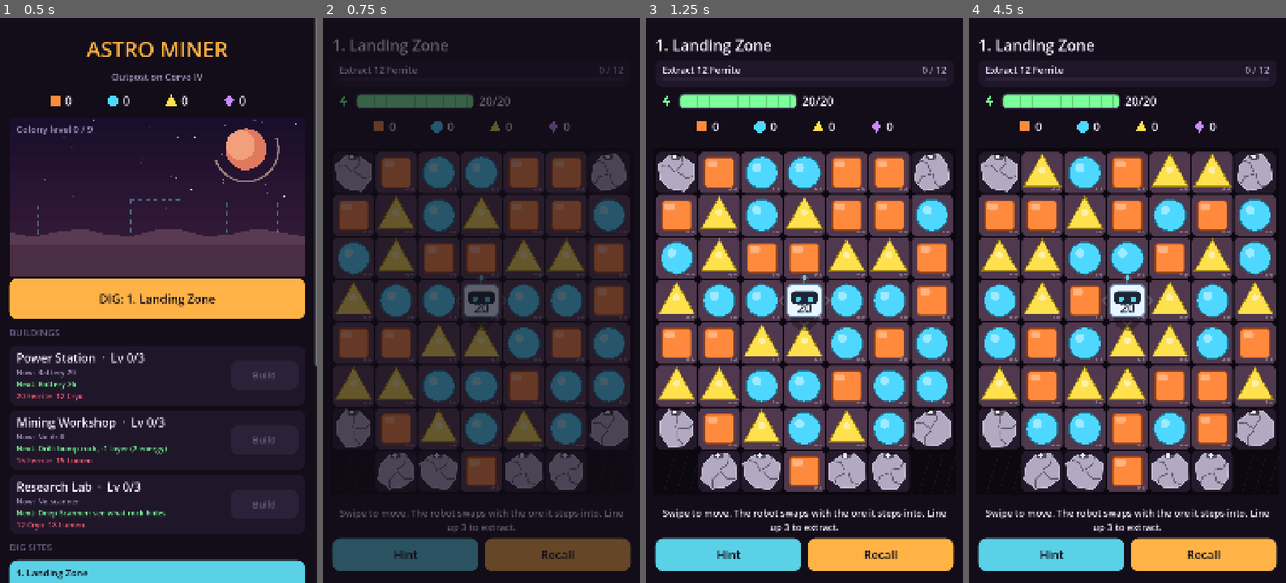
Above: before the commit, frames 1-4 (left to right).
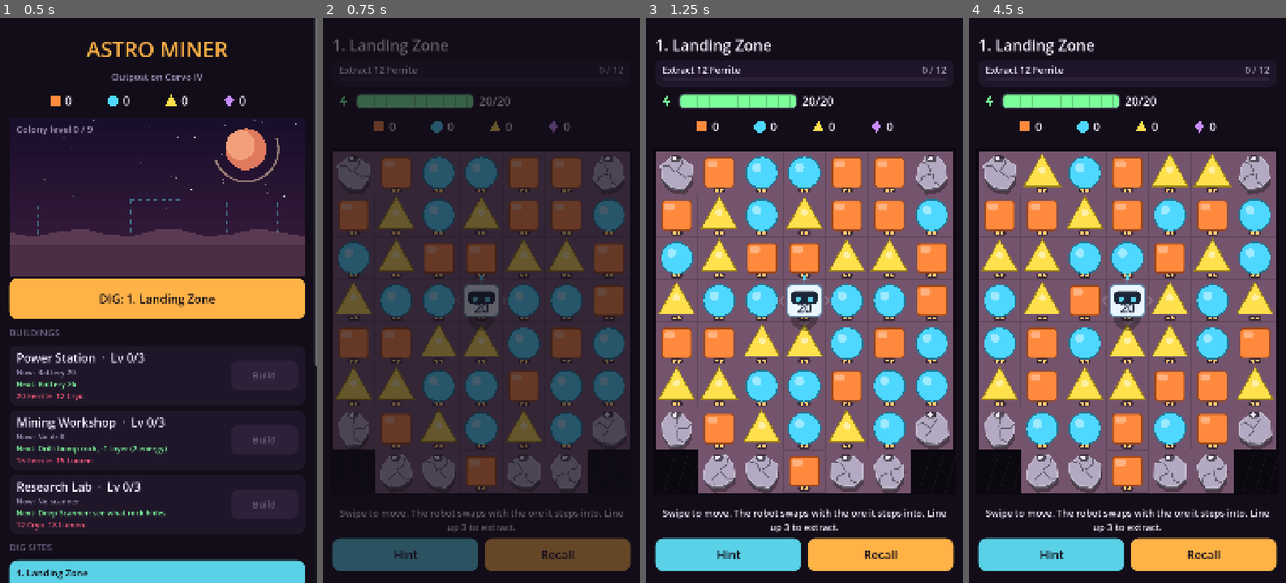
Above: after the commit, the same moments.

Repository: urunsiyabend/astro-miner
Game: Godot game, scene res://scenes/Main.tscn
Two runs of this game, one before a commit and one after it. Both use one fixed random seed, a clock stepped at 60 frames per second and the inputs below.
Inputs:
- Up to frame 1 (0.5 s): no input
- Up to frame 2 (0.75 s): click "DIG: 1. Landing Zone" at 0.5 s
- Up to frame 3 (1.25 s): no input
- Up to frame 4 (4.5 s): click "Hint" at 1.25 s; click "Recall" at 2 s; click "Tap again" at 2.75 s; click "Tap again" at 3.5 s; click "Dig here again" at 4.25 s

Frame 1 is identical in both runs. In frame 2, 8.2% of the frame differs, in the area x 3-97%, y 23-85%; in frame 3, 29%; in frame 4, 30%.

Commit message:
Draw dig depth as geometry and release on version bump
Depth was only a subtle ground tone that encoded ore left rather than
how deep a cell was dug. The board now tracks dug layers per cell and
draws them as stepped pit benches with shadowed north and lit south
walls; walls only face shallower neighbours, so adjacent pits merge.
Rock stands above the ground as one slab per layer with a cast shadow.
Exhausted veins show a bare cracked floor, reserve is a row of warm
pips, and tokens and the robot shrink slightly in pits. Rules are
unchanged.

The release workflow now also runs on pushes to main: it reads
config/version from project.godot and, when that tag does not exist
yet, builds the APK and creates the tag and GitHub Release. Version
bumped to 0.2.0.

Co-Authored-By: Claude Opus 5.5 <noreply@anthropic.com>
Claude-Session: https://claude.ai/code/session_012tNQeieoW2rM39cXm4MPAj

Diff:
--- a/project.godot
+++ b/project.godot
@@ -6,7 +6,7 @@
 
 config/name="Astro Miner"
 config/description="Steer a mining robot, extract ore, crack rock and grow a colony."
-config/version="0.1.0"
+config/version="0.2.0"
 run/main_scene="res://scenes/Main.tscn"
 config/features=PackedStringArray("4.7", "GL Compatibility")
 boot_splash/show_image=false
--- a/scripts/core/Board.gd
+++ b/scripts/core/Board.gd
@@ -21,6 +21,7 @@
 var hp := PackedInt32Array()       # rock layers left
 var buried := PackedInt32Array()   # what a rock hides
 var reserve := PackedInt32Array()  # ore layers left under a ground cell
+var dug := PackedInt32Array()      # layers dug out of a ground cell (drawn as a pit)
 var token := PackedInt32Array()
 var ore := PackedInt32Array()      # ore type when token == ORE
 var robot := 0
@@ -81,10 +82,10 @@
 	goals = site_goals.duplicate(true)
 	var n := W * H
 	terrain.resize(n); hp.resize(n); buried.resize(n); reserve.resize(n)
-	token.resize(n); ore.resize(n)
+	token.resize(n); ore.resize(n); dug.resize(n)
 	for i in n:
 		terrain[i] = Terrain.GROUND; hp[i] = 0; buried[i] = Buried.ORE
-		reserve[i] = 0; token[i] = Token.NONE; ore[i] = 0
+		reserve[i] = 0; token[i] = Token.NONE; ore[i] = 0; dug[i] = 0
 	assert(rows.size() == H, "site needs %d rows" % H)
 	for y in H:
 		var codes: PackedStringArray = String(rows[y]).split(" ", false)
@@ -368,6 +369,7 @@
 func _dig(c: int) -> bool:
 	if reserve[c] > 0:
 		reserve[c] -= 1
+		dug[c] += 1
 		token[c] = Token.NONE
 		ore[c] = _surface_type(c)
 		token[c] = Token.ORE
@@ -603,7 +605,7 @@
 func clone() -> Board:
 	var b := Board.new()
 	b.terrain = terrain.duplicate(); b.hp = hp.duplicate(); b.buried = buried.duplicate()
-	b.reserve = reserve.duplicate(); b.token = token.duplicate(); b.ore = ore.duplicate()
+	b.reserve = reserve.duplicate(); b.dug = dug.duplicate(); b.token = token.duplicate(); b.ore = ore.duplicate()
 	b.robot = robot; b.energy = energy; b.haul = haul.duplicate()
 	b.extracted = extracted.duplicate(); b.stats = stats.duplicate()
 	b.goals = goals.duplicate(true); b.over = over; b.complete = complete
@@ -635,7 +637,7 @@
 func snapshot() -> Dictionary:
 	return {
 		"terrain": terrain.duplicate(), "hp": hp.duplicate(), "buried": buried.duplicate(),
-		"reserve": reserve.duplicate(), "token": token.duplicate(), "ore": ore.duplicate(),
+		"reserve": reserve.duplicate(), "depth": dug.duplicate(), "token": token.duplicate(), "ore": ore.duplicate(),
 		"robot": robot, "energy": energy, "haul": haul.duplicate(),
 		"extracted": extracted.duplicate(), "rocks": stats.rocks_broken,
 		"crystals": stats.crystals,
--- a/scripts/ui/BoardView.gd
+++ b/scripts/ui/BoardView.gd
@@ -11,6 +11,9 @@
 
 const T := Board.Terrain
 const K := Board.Token
+const MAX_PIT := 4          # deepest level drawn; deeper pits look the same
+const PIT_STEP := 0.09      # wall width per dug layer, as a fraction of a cell
+const ROCK_STEP := 0.07     # height of one rock layer, as a fraction of a cell
 
 var snap: Dictionary = {}
 var scanner := false
@@ -30,6 +33,7 @@
 var _flash := {}   # cell -> 1..0
 var _rise := {}    # cell -> 0..1
 var _jolt := {}    # rock cell -> 1..0
+var _sink := {}    # ground cell whose floor just dropped a layer -> 0..1
 var _rings := []   # {c: Vector2, r0, r1, t, dur, color}
 var _bump := {"cell": -1, "t": 0.0, "dir": Vector2.ZERO}
 var _face := Vector2(0, 1)
@@ -202,6 +206,10 @@
 
 
 func _apply(s: Dictionary) -> void:
+	if snap.has("depth") and s.has("depth"):
+		for i in Board.W * Board.H:
+			if s.depth[i] > snap.depth[i]:
+				_sink[i] = 0.0
 	snap = s
 	snap_changed.emit(snap)
 
@@ -217,6 +225,10 @@
 		_rise[k] += delta / 0.16
 		if _rise[k] >= 1.0:
 			_rise.erase(k)
+	for k in _sink.keys():
+		_sink[k] += delta / 0.22
+		if _sink[k] >= 1.0:
+			_sink.erase(k)
 	for k in _jolt.keys():
 		_jolt[k] -= delta / 0.25
 		if _jolt[k] <= 0.0:
@@ -290,8 +302,12 @@
 		moving_to = _cur.to
 		moving_from = _cur.from
 		mt = _ease(_t)
+	# ground first (pits included), then raised rock on top so its shadow falls on the ground
 	for i in Board.W * Board.H:
-		_draw_terrain(i)
+		_draw_ground(i)
+	for i in Board.W * Board.H:
+		if snap.terrain[i] == T.ROCK:
+			_draw_rock(i)
 	_draw_move_hints(moving_to)
 	for i in Board.W * Board.H:
 		if snap.terrain[i] != T.GROUND:
@@ -299,11 +315,12 @@
 		if i == moving_to:
 			if _cur.swap:
 				var from_p := cell_center(moving_to).lerp(cell_center(moving_from), mt)
-				_draw_token(from_p, snap.token[i], snap.ore[i], 1.0, 0.0)
+				var dsc := lerpf(_depth_scale(moving_to), _depth_scale(moving_from), mt)
+				_draw_token(from_p, snap.token[i], snap.ore[i], dsc, 0.0)
 			else:
-				_draw_token(cell_center(i), snap.token[i], snap.ore[i], 1.0 - mt, 0.0)
+				_draw_token(cell_center(i), snap.token[i], snap.ore[i], (1.0 - mt) * _depth_scale(i), 0.0)
 			continue
-		var sc := 1.0
+		var sc := _depth_scale(i)
 		if _rise.has(i):
 			sc = _back_out(_rise[i])
 		var fl: float = _flash.get(i, 0.0)
@@ -312,14 +329,17 @@
 		_draw_token(cell_center(i), snap.token[i], snap.ore[i], sc, fl)
 	# robot
 	var rp := cell_center(snap.robot)
+	var rsc := _depth_scale(snap.robot)
 	if moving_to != -1:
 		rp = cell_center(moving_from).lerp(cell_center(moving_to), mt)
+		# the robot visibly steps down into a pit or climbs out of it
+		rsc = lerpf(_depth_scale(moving_from), _depth_scale(moving_to), mt)
 	elif not _cur.is_empty() and _cur.type == "drill":
 		var tgt := cell_center(_cur.cell)
 		rp = rp.lerp(tgt, 0.28 * sin(PI * _t))
 	if _bump.t > 0.0:
 		rp += _bump.dir * cell * 0.12 * sin(PI * _bump.t)
-	_draw_robot(rp)
+	_draw_robot(rp, rsc)
 	for r in _rings:
 		var k: float = r.t / r.dur
 		var col: Color = r.color
@@ -336,56 +356,151 @@
 	return Rect2(o + Vector2(inset, inset), Vector2(cell - inset * 2, cell - inset * 2))
 
 
-func _draw_terrain(i: int) -> void:
-	var r := _rect(i)
-	match snap.terrain[i]:
-		T.BEDROCK:
-			var rr := _rect(i, 0)
-			draw_rect(rr, Pal.BEDROCK)
-			for k in 3:
-				var a := rr.position + Vector2(rr.size.x * (0.2 + k * 0.3), rr.size.y)
-				draw_line(a, a + Vector2(rr.size.x * 0.3, -rr.size.y) * 0.9, Color(1, 1, 1, 0.04), 3.0)
-		T.GROUND:
-			var res: int = snap.reserve[i]
-			_round_rect(r, Pal.ground(res), 16)
-			if res <= 0:
-				_round_rect(r.grow(-cell * 0.08), Pal.GROUND_EMPTY.darkened(0.3), 12)
-			# vein reserve pips
-			for k in mini(res, 5):
-				var pp := r.position + Vector2(r.size.x - 14 - k * 16, r.size.y - 13)
-				draw_circle(pp, 5, Color(1, 1, 1, 0.28))
-		T.ROCK:
-			_round_rect(r, Pal.GROUND_EMPTY, 16)
-			var hpv: int = snap.hp[i]
-			var col: Color = Pal.ROCK[clampi(hpv, 1, 3)]
-			var c := r.get_center()
-			var rad := r.size.x * 0.5
-			var pts := PackedVector2Array()
-			for k in 8:
-				var a := TAU * (k + 0.5) / 8.0
-				var wob := 0.9 + 0.08 * sin(i * 3.7 + k * 1.9)
-				pts.append(c + Vector2(cos(a), sin(a)) * rad * wob)
-			draw_colored_polygon(pts, col)
-			pts.append(pts[0])
-			draw_polyline(pts, col.lightened(0.25), 4.0, true)
-			# crack lines: more layers removed = more cracks
-			var cracks := 3 - hpv + 1
-			for k in cracks:
-				var a := float(i * 13 + k * 47) * 0.37
-				var p0 := c + Vector2(cos(a), sin(a)) * rad * 0.1
-				var p1 := c + Vector2(cos(a + 0.5), sin(a + 0.5)) * rad * 0.55
-				var p2 := c + Vector2(cos(a + 0.2), sin(a + 0.2)) * rad * 0.85
-				draw_polyline(PackedVector2Array([p0, p1, p2]), col.darkened(0.45), 4.0, true)
-			# layer counter: a dark pill with one bright pip per remaining layer
-			var pill := Rect2(r.position + Vector2(r.size.x * 0.5 - 12 - hpv * 9, 4), Vector2(24 + hpv * 18 - 6, 22))
-			_round_rect(pill, Color(0, 0, 0, 0.55), 11)
-			for k in hpv:
-				draw_circle(Vector2(pill.position.x + 15 + k * 18, pill.get_center().y), 7, Pal.TEXT)
-			if hpv >= 3:
-				pts[pts.size() - 1] = pts[0]
-				draw_polyline(pts, Color("1a1424"), 7.0, true)
-			if scanner:
-				_draw_buried(c, snap.buried[i])
+## Things sitting in a pit are drawn a little smaller, as if seen from further away.
+func _depth_scale(i: int) -> float:
+	if not snap.has("depth"):
+		return 1.0
+	return 1.0 - 0.05 * mini(snap.depth[i], MAX_PIT)
+
+
+## Dug level of a cell for drawing: 0 for the surface, rock, bedrock and outside the board.
+func _level(p: Vector2i) -> int:
+	if not Board.inside(p) or not snap.has("depth"):
+		return 0
+	var i := Board.idx(p)
+	if snap.terrain[i] != T.GROUND:
+		return 0
+	return mini(snap.depth[i], MAX_PIT)
+
+
+func _draw_ground(i: int) -> void:
+	var r := _rect(i, 0)
+	if snap.terrain[i] == T.BEDROCK:
+		draw_rect(r, Pal.BEDROCK)
+		for k in 3:
+			var a := r.position + Vector2(r.size.x * (0.2 + k * 0.3), r.size.y)
+			draw_line(a, a + Vector2(r.size.x * 0.3, -r.size.y) * 0.9, Color(1, 1, 1, 0.04), 3.0)
+		return
+	draw_rect(r, Pal.ground_level(0))
+	if snap.terrain[i] != T.GROUND:
+		return
+	# Pit: one stepped bench per dug layer, like an open-pit mine seen from above. A side
+	# only gets a wall where the neighbour is shallower, so neighbouring pits merge into one
+	# hole and depth differences read as cliffs. Light comes from the top of the screen:
+	# north walls are in shadow, south walls are lit.
+	var p := Board.pos(i)
+	var d := _level(p)
+	var nb := [_level(p + Vector2i(0, -1)), _level(p + Vector2i(1, 0)),
+			_level(p + Vector2i(0, 1)), _level(p + Vector2i(-1, 0))]  # N E S W
+	var step := cell * PIT_STEP
+	var prev := r
+	for k in range(1, d + 1):
+		var w := step
+		if k == d and _sink.has(i):
+			w *= _ease(_sink[i])
+		var ins := [w if nb[0] < k else 0.0, w if nb[1] < k else 0.0,
+				w if nb[2] < k else 0.0, w if nb[3] < k else 0.0]
+		var cur := Rect2(prev.position + Vector2(ins[3], ins[0]),
+				prev.size - Vector2(ins[1] + ins[3], ins[0] + ins[2]))
+		_wall(prev, cur, ins, Pal.ground_level(k - 1))
+		draw_rect(cur, Pal.ground_level(k))
+		# the north wall casts a soft shadow onto the floor below it
+		if ins[0] > 0.0:
+			draw_rect(Rect2(cur.position, Vector2(cur.size.x, step * 0.5)), Color(0, 0, 0, 0.18))
+		prev = cur
+	var res: int = snap.reserve[i]
+	if res <= 0:
+		# vein exhausted: bare, cracked floor instead of just a darker shade
+		var f := prev.grow(-cell * 0.06)
+		draw_rect(f, Pal.FLOOR_BARE)
+		var c := f.get_center()
+		for k in 3:
+			var a := float(i * 7 + k * 53) * 0.61
+			var p0 := c + Vector2(cos(a), sin(a)) * f.size.x * 0.12
+			var p1 := c + Vector2(cos(a + 0.4), sin(a + 0.4)) * f.size.x * 0.42
+			draw_line(p0, p1, Color(0, 0, 0, 0.35), 3.0, true)
+	# grid seam so cells stay readable inside a merged pit
+	draw_rect(r.grow(-1), Color(0, 0, 0, 0.16), false, 2.0)
+	# ore layers left under the floor: warm pips on a dark pill (same language as rock)
+	if res > 0:
+		var n := mini(res, 5)
+		var pill := Rect2(Vector2(r.get_center().x - (n * 16 + 10) * 0.5, r.end.y - 22), Vector2(n * 16 + 10, 18))
+		_round_rect(pill, Color(0, 0, 0, 0.5), 9)
+		for k in n:
+			draw_circle(Vector2(pill.position.x + 13 + k * 16, pill.get_center().y), 5.5, Pal.VEIN)
+
+
+## Four wall bands between an outer and an inner rect; ins = [N, E, S, W] widths.
+func _wall(o: Rect2, n: Rect2, ins: Array, base: Color) -> void:
+	var otl := o.position
+	var otr := Vector2(o.end.x, o.position.y)
+	var obr := o.end
+	var obl := Vector2(o.position.x, o.end.y)
+	var itl := n.position
+	var itr := Vector2(n.end.x, n.position.y)
+	var ibr := n.end
+	var ibl := Vector2(n.position.x, n.end.y)
+	if ins[3] > 0.5:
+		draw_colored_polygon(PackedVector2Array([otl, itl, ibl, obl]), base.darkened(0.3))
+	if ins[1] > 0.5:
+		draw_colored_polygon(PackedVector2Array([itr, otr, obr, ibr]), base.darkened(0.15))
+	if ins[0] > 0.5:
+		draw_colored_polygon(PackedVector2Array([otl, otr, itr, itl]), base.darkened(0.55))
+	if ins[2] > 0.5:
+		draw_colored_polygon(PackedVector2Array([ibl, ibr, obr, obl]), base.lightened(0.12))
+
+
+## Rock stands above the ground: one stacked slab per layer, a cast shadow to the south,
+## and the layer pill on its top face.
+func _draw_rock(i: int) -> void:
+	var r := _rect(i, 0)
+	var hpv: int = snap.hp[i]
+	var col: Color = Pal.ROCK[clampi(hpv, 1, 3)]
+	var face := col.darkened(0.45)
+	var hstep := cell * ROCK_STEP
+	var base := r.get_center() + Vector2(0, cell * 0.07)
+	var rad := cell * 0.42
+	var shape := PackedVector2Array()
+	for k in 8:
+		var a := TAU * (k + 0.5) / 8.0
+		var wob := 0.9 + 0.08 * sin(i * 3.7 + k * 1.9)
+		shape.append(Vector2(cos(a), sin(a)) * rad * wob)
+	# cast shadow, longer for taller rock
+	draw_colored_polygon(_moved(shape, base + Vector2(hstep * 0.4, hstep * (0.6 + hpv * 0.5))), Color(0, 0, 0, 0.32))
+	# side: one slab per remaining layer, with a seam between slabs
+	for k in hpv:
+		var slab := _moved(shape, base - Vector2(0, hstep * k))
+		draw_colored_polygon(slab, face)
+		var seam := slab.duplicate()
+		seam.append(seam[0])
+		draw_polyline(seam, face.darkened(0.35), 2.0, true)
+	var c := base - Vector2(0, hstep * hpv)
+	var top := _moved(shape, c)
+	draw_colored_polygon(top, col)
+	var rim := top.duplicate()
+	rim.append(rim[0])
+	draw_polyline(rim, col.lightened(0.25), 4.0, true)
+	# crack lines: more layers removed = more cracks
+	for k in 3 - hpv + 1:
+		var a := float(i * 13 + k * 47) * 0.37
+		var p0 := c + Vector2(cos(a), sin(a)) * rad * 0.1
+		var p1 := c + Vector2(cos(a + 0.5), sin(a + 0.5)) * rad * 0.55
+		var p2 := c + Vector2(cos(a + 0.2), sin(a + 0.2)) * rad * 0.85
+		draw_polyline(PackedVector2Array([p0, p1, p2]), col.darkened(0.45), 4.0, true)
+	# layer counter: a dark pill with one bright pip per remaining layer
+	var pill := Rect2(Vector2(c.x - 12 - hpv * 9, c.y - rad * 0.95), Vector2(24 + hpv * 18 - 6, 22))
+	_round_rect(pill, Color(0, 0, 0, 0.55), 11)
+	for k in hpv:
+		draw_circle(Vector2(pill.position.x + 15 + k * 18, pill.get_center().y), 7, Pal.TEXT)
+	if scanner:
+		_draw_buried(c, snap.buried[i])
+
+
+static func _moved(pts: PackedVector2Array, by: Vector2) -> PackedVector2Array:
+	var out := PackedVector2Array()
+	for q in pts:
+		out.append(q + by)
+	return out
 
 
 func _draw_buried(c: Vector2, b: int) -> void:
@@ -489,8 +604,8 @@
 	draw_line(c + Vector2(s * 0.25, -s * 0.05), c + Vector2(0, s * 0.5), Pal.BG, 5.0)
 
 
-func _draw_robot(c: Vector2) -> void:
-	var s := cell * 0.4
+func _draw_robot(c: Vector2, scale := 1.0) -> void:
+	var s := cell * 0.4 * scale
 	var low: bool = snap.energy <= 5
 	draw_circle(c + Vector2(0, s * 0.95), s * 0.8, Color(0, 0, 0, 0.3))
 	var body := Rect2(c - Vector2(s, s * 0.9), Vector2(s * 2, s * 1.8))
@@ -508,7 +623,7 @@
 	draw_circle(c + Vector2(s * 0.35, -s * 0.18) + look, s * 0.15, Pal.ACCENT)
 	# energy readout on the chest (Six Match puts the counter on the character)
 	var txt := str(snap.energy)
-	var fs := int(cell * 0.3)
+	var fs := int(cell * 0.3 * scale)
 	var w := _font.get_string_size(txt, HORIZONTAL_ALIGNMENT_CENTER, -1, fs).x
 	draw_string(_font, c + Vector2(-w * 0.5, s * 0.72), txt, HORIZONTAL_ALIGNMENT_LEFT, -1, fs,
 			Pal.BAD if low else Color("1b2638"))
--- a/scripts/ui/Pal.gd
+++ b/scripts/ui/Pal.gd
@@ -23,8 +23,11 @@
 const CHARGE := Color("ff4f6d")
 const RES := [Color("ff8a3d"), Color("4fd8ff"), Color("ffe14d"), Color("c88bff")]
 
-const GROUND_FULL := Color("6a4a63")   # reserve 4+
-const GROUND_EMPTY := Color("241a2c")  # exhausted
+# Ground by elevation: surface first, then each layer dug below it (a pit reads darker
+# *and* is drawn with stepped walls, so depth never relies on tone alone).
+const GROUND_LEVELS := [Color("74546d"), Color("5a4058"), Color("443047"), Color("322337"), Color("241a29")]
+const FLOOR_BARE := Color("2c2732")   # vein exhausted
+const VEIN := Color("ffc970")         # reserve pips
 const ROCK := [Color("000000"), Color("b3a9c2"), Color("75698f"), Color("3e3452")]
 const BEDROCK := Color("0b0810")
 const ROBOT := Color("e9f6ff")
@@ -37,6 +40,5 @@
 const FS_TINY := 26
 
 
-static func ground(reserve: int) -> Color:
-	var t := clampf(reserve / 4.0, 0.0, 1.0)
-	return GROUND_EMPTY.lerp(GROUND_FULL, 0.25 + 0.75 * t) if reserve > 0 else GROUND_EMPTY
+static func ground_level(level: int) -> Color:
+	return GROUND_LEVELS[clampi(level, 0, GROUND_LEVELS.size() - 1)]
--- a/tests/run_tests.gd
+++ b/tests/run_tests.gd
@@ -146,6 +146,8 @@
 	_ok(b.haul[2] >= 3, "haul receives one unit per chunk")
 	_ok(b.reserve[Board.idx(Vector2i(1, 1))] < res_before, "extraction digs the cell one layer")
 	_ok(b.token[Board.idx(Vector2i(1, 1))] == Board.Token.ORE, "new ore surfaces while reserve lasts")
+	_ok(b.dug[Board.idx(Vector2i(1, 1))] == 1 and b.dug[Board.idx(Vector2i(0, 0))] == 0,
+			"surfacing deepens the dug cell only")
 	# exhausted cells become empty
 	var shallow := ["_ _ _ _ _ _ _", "_ _ _ _ _ _ _", "_ _ _ _ _ _ _", "_ _ _ _ _ _ _",
 			"_ _ _ _ _ _ _", "_ _ _ _ _ _ _", "_ _ _ _ _ _ _", "_ _ _ _ _ _ _"]
@@ -154,6 +156,7 @@
 	b.try_move(Vector2i(0, 1))
 	_ok(b.stats.groups == 1 and b.token[0] == Board.Token.NONE and b.token[1] == Board.Token.NONE,
 			"cells with no reserve are left empty after extraction")
+	_ok(b.dug[0] == 0, "an exhausted cell does not get deeper")
 
 
 func _test_energy() -> void:
Not shown, changed: export_presets.cfg
Not shown, changed: .github/workflows/release.yml
Not shown, changed: README.md
Not shown, changed: docs/design/prototype-gdd.md
